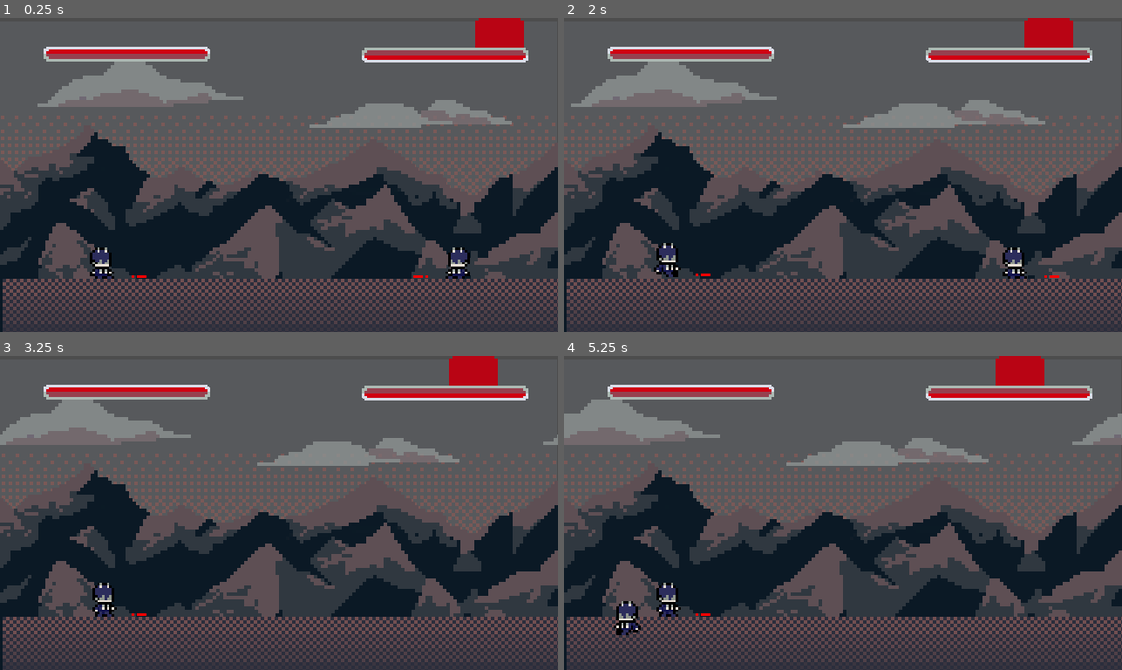
Above: before the commit, frames 1-4 (two rows, left to right).
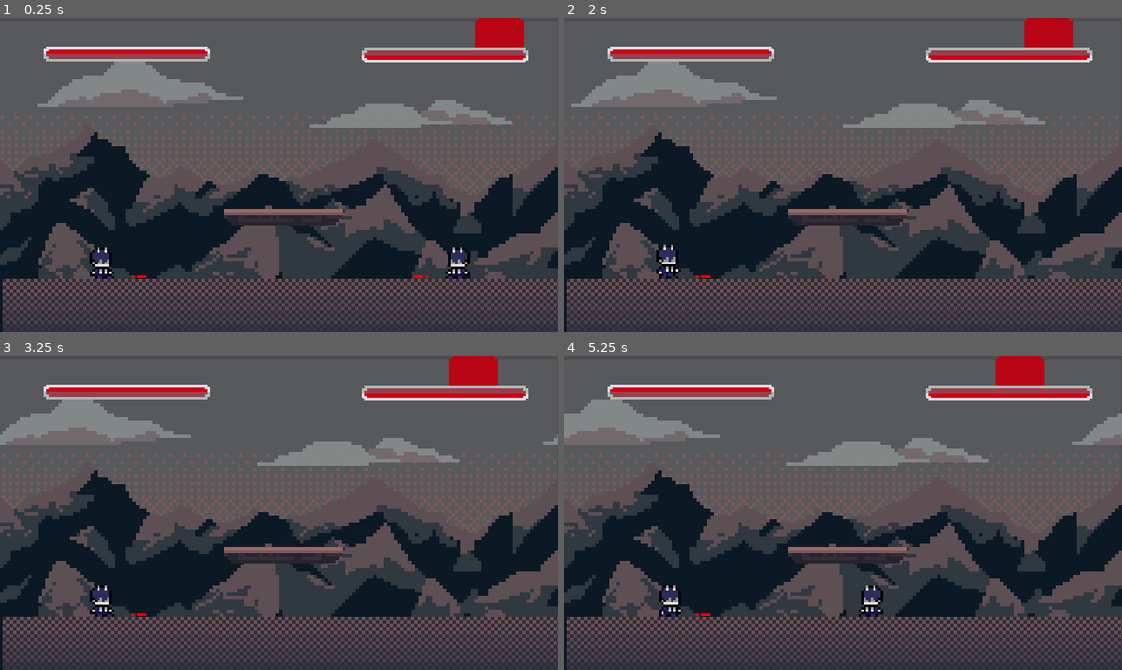
Above: after the commit, the same moments.

Repository: lucasmcclean/project-foxtrot-black-trigger-watchtower-omega
Game: Godot game, scene res://main.tscn
Two runs of this game, one before a commit and one after it. Both use one fixed random seed, a clock stepped at 60 frames per second and the inputs below.
Inputs:
- Up to frame 1 (0.25 s): no input
- Up to frame 2 (2 s): hold D (move_right) 0.53-1.28 s; tap S (crouch) at 0.6, 1.35 s; tap W (jump) at 0.77, 1.52 s; hold Insert (move_down) from 1.28 s (still down)
- Up to frame 3 (3.25 s): release Insert (move_down) at 2.03 s; hold D (move_right) 2.03-2.78 s; tap Space (flash_step) at 2.1 s; tap S (crouch) at 2.3, 3.05 s; hold Page Up (move_up) from 2.78 s (still down); tap E (kick) at 2.85 s; tap W (jump) at 3.02 s
- Up to frame 4 (5.25 s): release Page Up (move_up) at 3.53 s; hold A (move_left) 3.53-5.03 s; tap Q (punch) at 3.6 s; tap W (jump) at 3.77, 4.52 s; tap S (crouch) at 3.8, 4.35, 5.1 s; hold Insert (move_down) from 5.03 s (still down)

The runs differ from the first frame. In frame 1, 1.0% of the frame differs, in the area x 40-62%, y 60-67%; in frame 2, 1.6%; in frame 3, 1.2%; in frame 4, 2.0%, in the area x 8-62%, y 60-89%.

Commit message:
Removed one way, added platform sprite

Diff:
--- a/project-foxtrot-black-trigger-watchtower-omega/main.tscn
+++ b/project-foxtrot-black-trigger-watchtower-omega/main.tscn
@@ -15,6 +15,7 @@
 [ext_resource type="Texture2D" uid="uid://5hewunhne21n" path="res://assets/FLOOR .png" id="11_dg77c"]
 [ext_resource type="Texture2D" uid="uid://cc1k6ngqfc64k" path="res://assets/SUN.png" id="13_w48qg"]
 [ext_resource type="Texture2D" uid="uid://b2k2ysa4qy7js" path="res://assets/CLOUDS.png" id="14_w48qg"]
+[ext_resource type="Texture2D" uid="uid://noju6hvxfv07" path="res://assets/PLATFORM.png" id="16_2cqfq"]
 
 [sub_resource type="ParticleProcessMaterial" id="ParticleProcessMaterial_kek77"]
 lifetime_randomness = 0.32
@@ -158,6 +159,10 @@
 shape = SubResource("RectangleShape2D_272bh")
 one_way_collision = true
 
+[node name="Sprite2D" type="Sprite2D" parent="Platform"]
+position = Vector2(9, 70)
+texture = ExtResource("16_2cqfq")
+
 [node name="Platform2" type="StaticBody2D" parent="."]
 
 [node name="CollisionShape2D" type="CollisionShape2D" parent="Platform2"]
--- a/project-foxtrot-black-trigger-watchtower-omega/player/player.gd
+++ b/project-foxtrot-black-trigger-watchtower-omega/player/player.gd
@@ -81,12 +81,6 @@
 		hurtbox.monitorable = true
 		hurtbox.monitoring = true
 
-	if input.crouch and is_grounded():
-		# Temporarily disable one-way collision
-		set_collision_mask_value(1, false)
-		await get_tree().create_timer(0.3).timeout
-		set_collision_mask_value(1, true)
-
 
 func _process(delta: float) -> void:
 	state_machine.update(delta)
Binary file added: project-foxtrot-black-trigger-watchtower-omega/assets/PLATFORM.png
Not shown, added: project-foxtrot-black-trigger-watchtower-omega/assets/PLATFORM.png.import
Not shown: 1 places in project-foxtrot-black-trigger-watchtower-omega/main.tscn that only renumber resources
